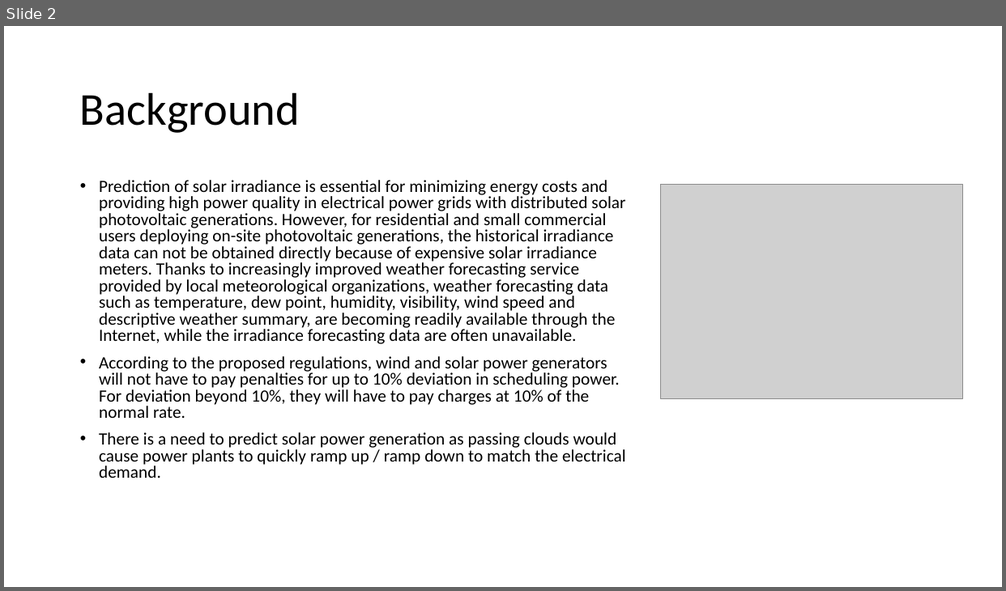
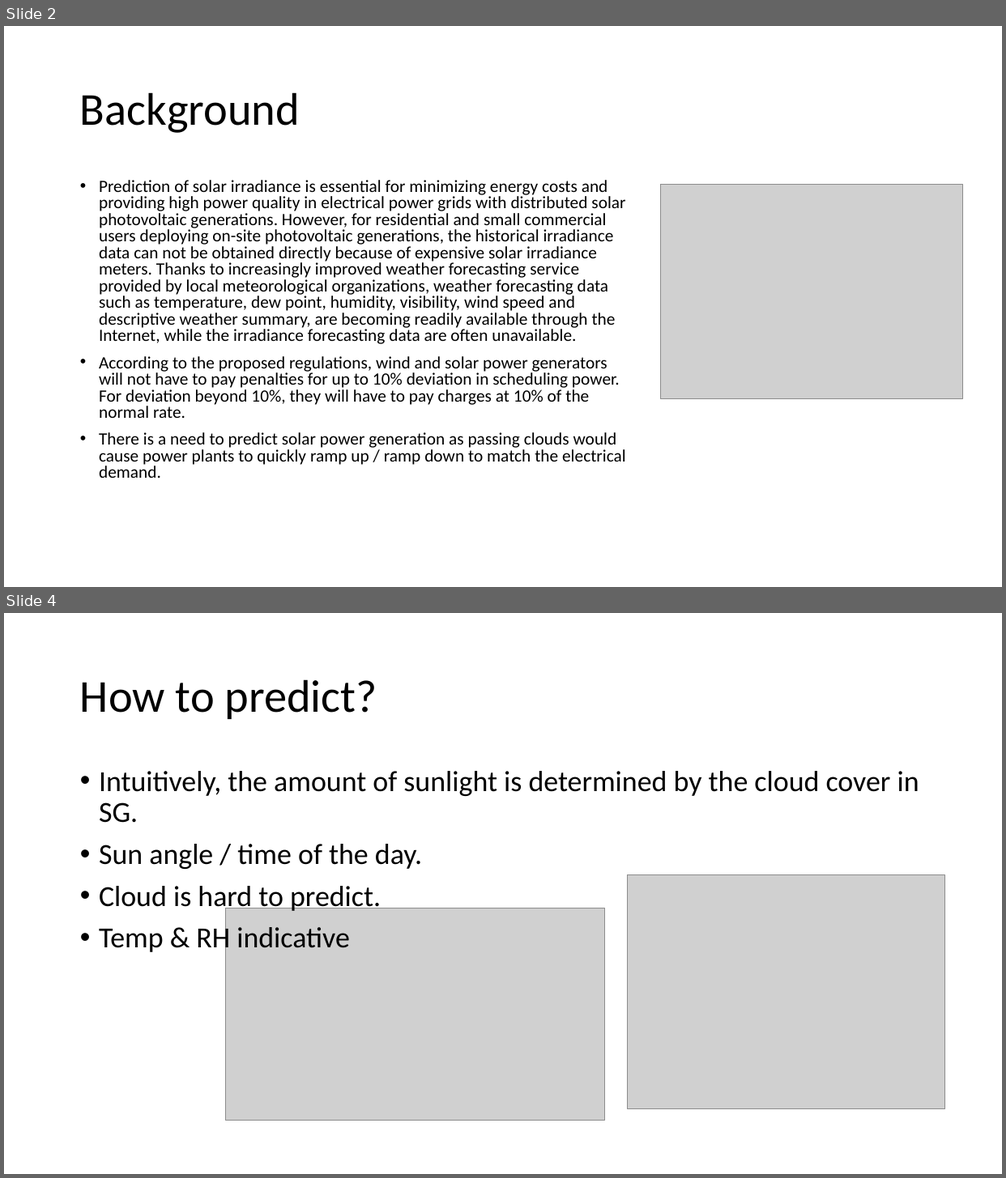
Before and after one commit to binarybins/Pitch, a slide deck: Solar irradiation prediction.pptx. Shown one above the other, each under a label of ours: slide 2 before the commit, slides 2 and 4 after it; the slides between them are not shown. The pictures are 1006x591 and 1006x1178 pixels, drawn with LibreOffice and Linux fonts; fonts in the diff are those of the drawing; grey boxes stand for pictures. Boxes give left, top, right and bottom in pixels: in the first picture for what was removed or moved away, otherwise in the second. Text is boxed around its words. In the diff, an @@ line names an element or a change of style, - is before the commit and + after.

```diff
--- a/Solar irradiation prediction.pptx
+++ b/Solar irradiation prediction.pptx
@@ slide 4 added at (x1=4, y1=613, x2=1002, y2=1174), background #FFFFFF @@
@@ title added at (x1=80, y1=679, x2=377, y2=719), 44 pt, text #000000 @@
+How to predict?
@@ text added at (x1=99, y1=771, x2=919, y2=956), 28 pt, text #000000 @@
+• Intuitively, the amount of sunlight is determined by the cloud cover in SG.
+• Sun angle / time of the day.
+• Cloud is hard to predict.
+• Temp & RH indicative
@@ picture added at (x1=628, y1=875, x2=946, y2=1110) @@
@@ picture added at (x1=226, y1=908, x2=604, y2=1120) @@
```
Also in this commit, not shown: 1 slide changed, 3 other slides added, 2 slides removed, 9 other files.
